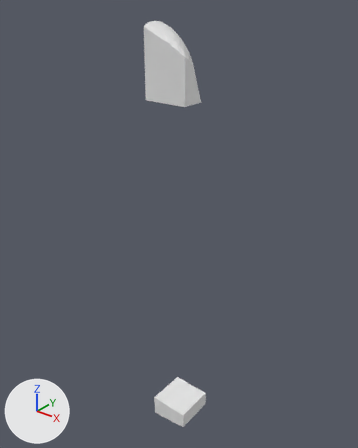
The glTF model assets/terrain/surface_pieces/surf_40_3.glb as it was, and as the next commit left it.
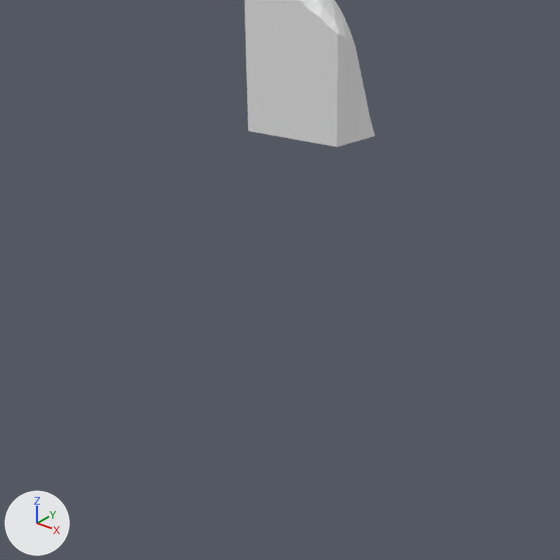
Each version appears first whole from a camera (50 mm lens) standing at (124.2, 52.7, 0.6) and looking at (91.5, 93.5, -24.7), and next in a close-up on the part from 10% to 79% of the width and 9% to 65% of the height. Every picture has the same lights, and +X, +Y and +Z are marked at lower left. The last two pictures show the newer version. Where no turn or scale is listed for an object, it has been applied to the vertices.

Script lines for the objects in view, before the commit:
```python
me_layer_0 = bpy.data.meshes.new('layer_0')
me_layer_0.from_pydata(...)  # 84 vertices, 164 faces; spans x 90.0..94.39, y 90.0..95.0, z -5.0..-2.63
me_layer_1 = bpy.data.meshes.new('layer_1')
me_layer_1.from_pydata(...)  # 111 vertices, 218 faces; spans x 90.0..95.0, y 90.0..95.0, z -10.0..-5.0
ob_layer_0 = bpy.data.objects.new('layer_0', me_layer_0)
ob_layer_0.location = (0.0, 0.0, 0.0)
ob_layer_1 = bpy.data.objects.new('layer_1', me_layer_1)
ob_layer_1.location = (0.0, 0.0, 0.0)
```
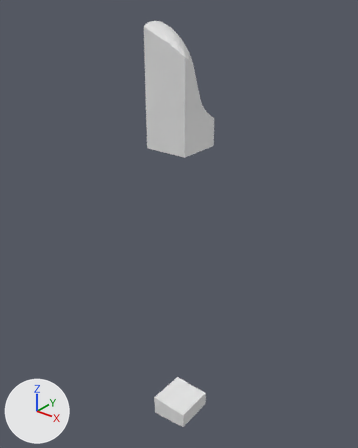
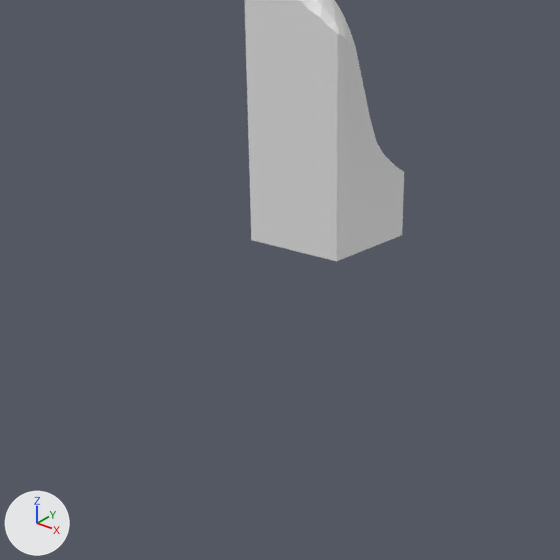
Boxes [x1, y1, x2, y2] around the edits, measured in the close-ups (560 x 560 px):
'layer_2', added
    after: [248, 131, 404, 261]

The change, as a list of edits to the scene's bpy script:
```text
Add me_layer_2:
    me_layer_2.from_pydata(...)  # 43 vertices, 82 faces; spans x 90.0..95.0, y 90.0..95.0, z -15.0..-10.0
Add ob_layer_2:
    ob_layer_2 = bpy.data.objects.new('layer_2', me_layer_2)
    ob_layer_2.location = (0.0, 0.0, 0.0)
```
